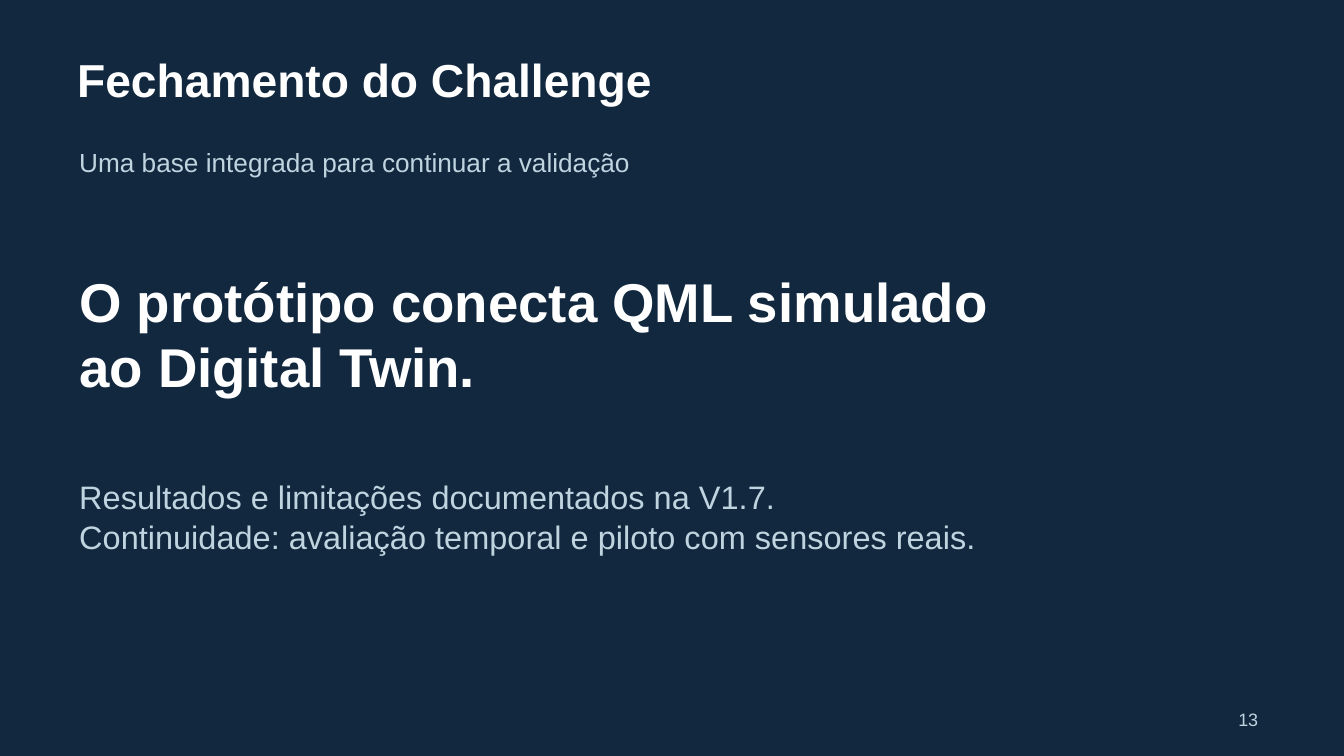
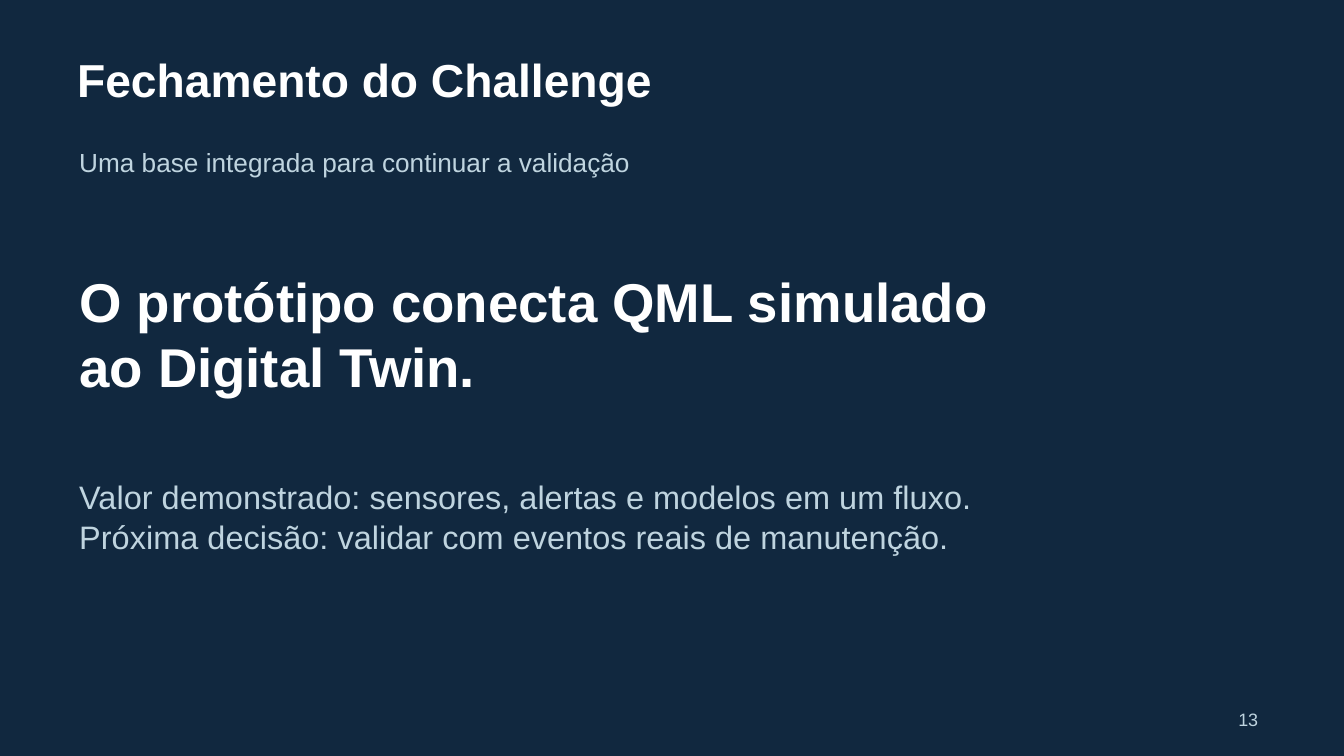
Before and after one commit to viniciusadrian1/CS4Quantica, a slide deck: slide 13 of docs/sprint4/entrega/Apresentacao_Final_FORZY_Sprint4.pptx. Drawn at 1344x756 pixels with LibreOffice and Linux fonts; fonts in the diff are those of the drawing. Boxes give left, top, right and bottom in pixels: in the first picture for what was removed or moved away, otherwise in the second. Text is boxed around its words. In the diff, an @@ line names an element or a change of style, - is before the commit and + after.

```diff
--- a/docs/sprint4/entrega/Apresentacao_Final_FORZY_Sprint4.pptx
+++ b/docs/sprint4/entrega/Apresentacao_Final_FORZY_Sprint4.pptx
@@ text at [79, 485, 971, 555]: text changed @@
-Resultados e limitações documentados na V1.7.
-Continuidade: avaliação temporal e piloto com sensores reais.
+Valor demonstrado: sensores, alertas e modelos em um fluxo.
+Próxima decisão: validar com eventos reais de manutenção.
```
Also in this commit, not shown: 5 other slides changed, 11 other files.
